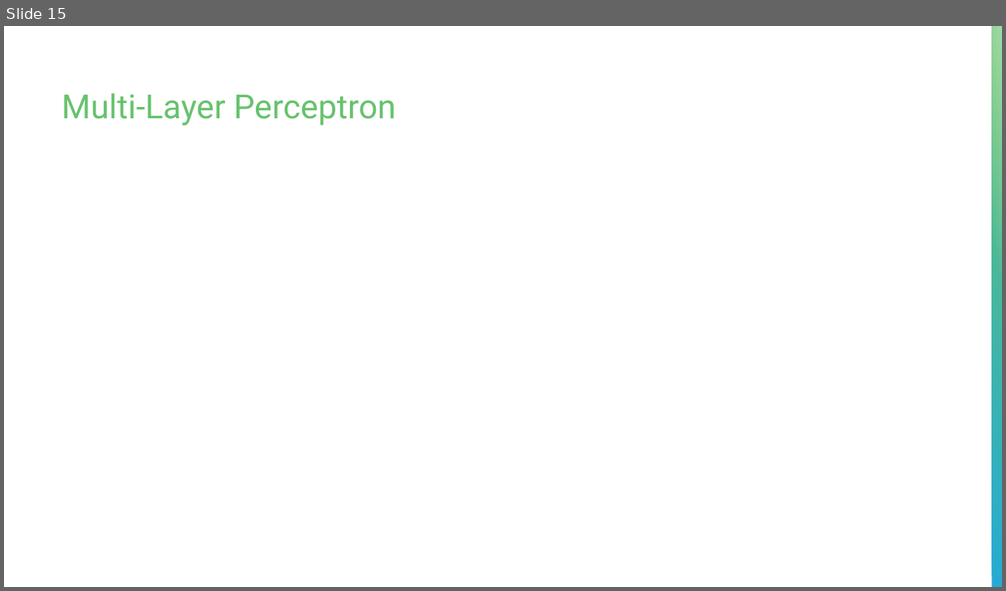
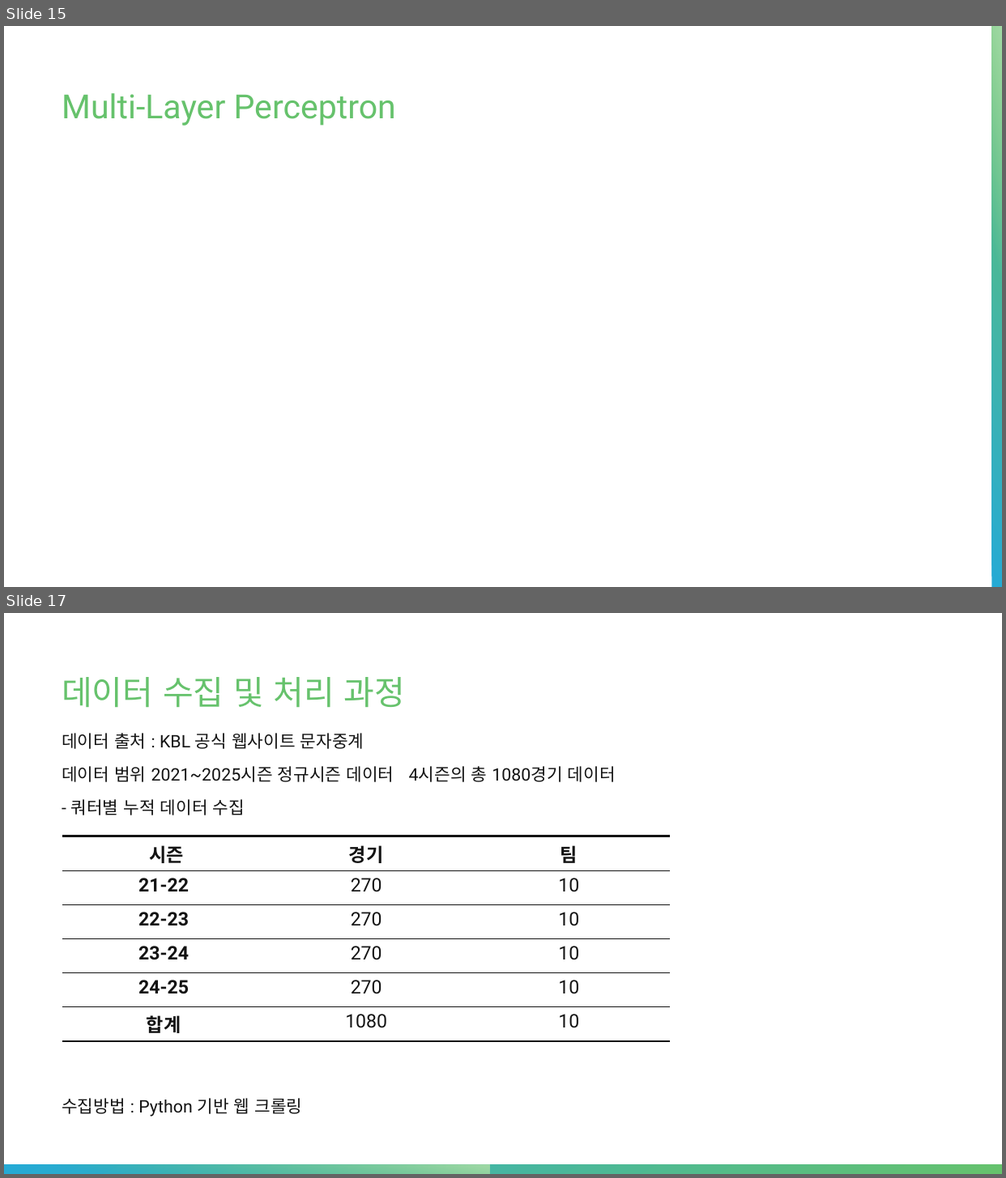
Before and after one commit to MinChanJu/sports_win_rate_analyze, a slide deck: reference/MLP.pptx. Shown one above the other, each under a label of ours: slide 15 before the commit, slides 15 and 17 after it; the slides between them are not shown. The pictures are 1006x591 and 1006x1178 pixels, drawn with LibreOffice and Linux fonts; fonts in the diff are those of the drawing; grey boxes stand for pictures. Boxes give left, top, right and bottom in pixels: in the first picture for what was removed or moved away, otherwise in the second. Text is boxed around its words. In the diff, an @@ line names an element or a change of style, - is before the commit and + after.

```diff
--- a/reference/MLP.pptx
+++ b/reference/MLP.pptx
@@ slide 17 added at <box>4,613,1002,1174</box>, background #FFFFFF @@
@@ title added at <box>62,677,405,707</box>, 32 pt, text gradient #66C26C to #25AAD5 @@
+데이터 수집 및 처리 과정
@@ text added at <box>62,733,616,1117</box>, 16.6 pt, text #131313 @@
+데이터 출처 : KBL 공식 웹사이트 문자중계
+데이터 범위 2021~2025시즌 정규시즌 데이터 4시즌의 총 1080경기 데이터
+- 쿼터별 누적 데이터 수집
+수집방법 : Python 기반 웹 크롤링
@@ table added at <box>62,836,671,1041</box>, 6 rows, 3 columns @@
+시즌 | 경기 | 팀
+21-22 | 270 | 10
+22-23 | 270 | 10
+23-24 | 270 | 10
+24-25 | 270 | 10
+합계 | 1080 | 10
@@ rectangle added at <box>4,1165,1002,1174</box>, fill gradient #66C26C to #25AAD5 @@
@@ rectangle added at <box>4,1165,488,1174</box>, fill gradient #66C26C to #A3DAA7 @@
```
Also in this commit, not shown: 2 slides changed, 5 other slides added, 3 other files.
